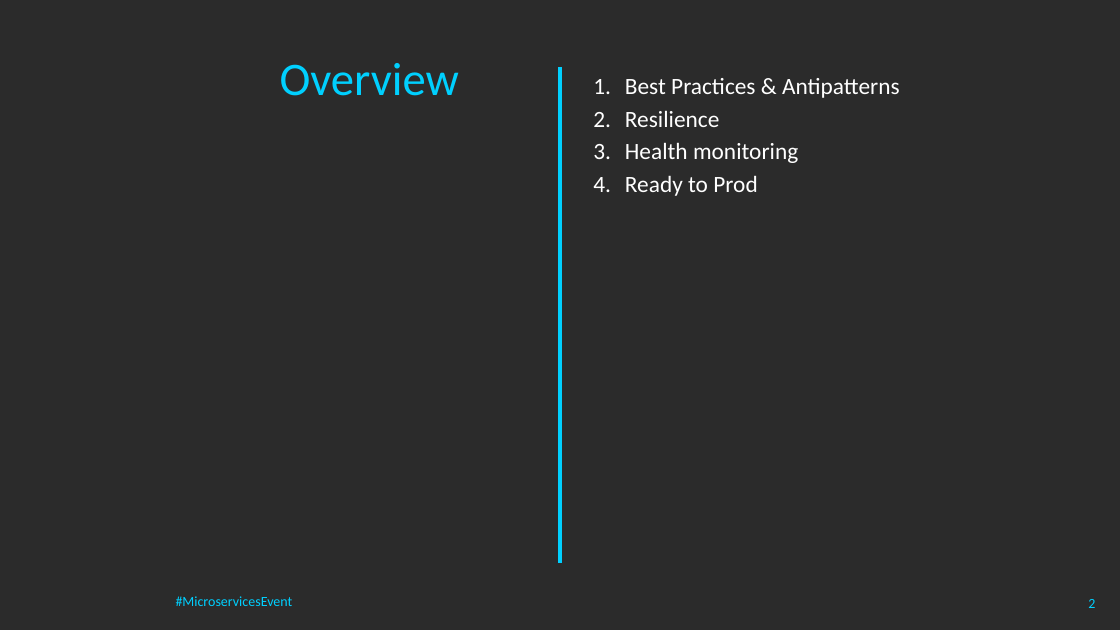
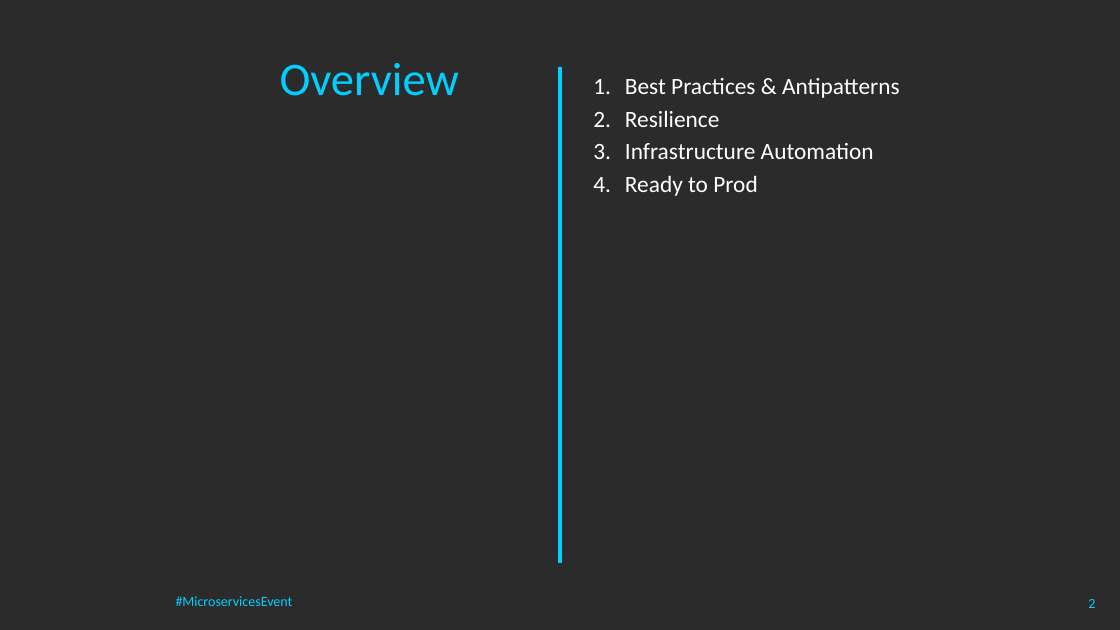
Before and after one commit to PlainConcepts/NetCore-Docker-Workshop, a slide deck: slide 2 of Docu/BestPractices&Antipatterns.pptx. Drawn at 1120x630 pixels with LibreOffice and Linux fonts; fonts in the diff are those of the drawing; background and template pictures are left out; a plain dark background stands for a picture behind light text. Boxes give left, top, right and bottom in pixels: in the first picture for what was removed or moved away, otherwise in the second. Text is boxed around its words. In the diff, an @@ line names an element or a change of style, - is before the commit and + after.

```diff
--- a/Docu/BestPractices&Antipatterns.pptx
+++ b/Docu/BestPractices&Antipatterns.pptx
@@ text at bbox=[625, 143, 874, 159]: text changed @@
-3. Health monitoring
+3. Infrastructure Automation
```
Also in this commit, not shown: 1 other slide changed, 4 slides added, 10 slides removed.
